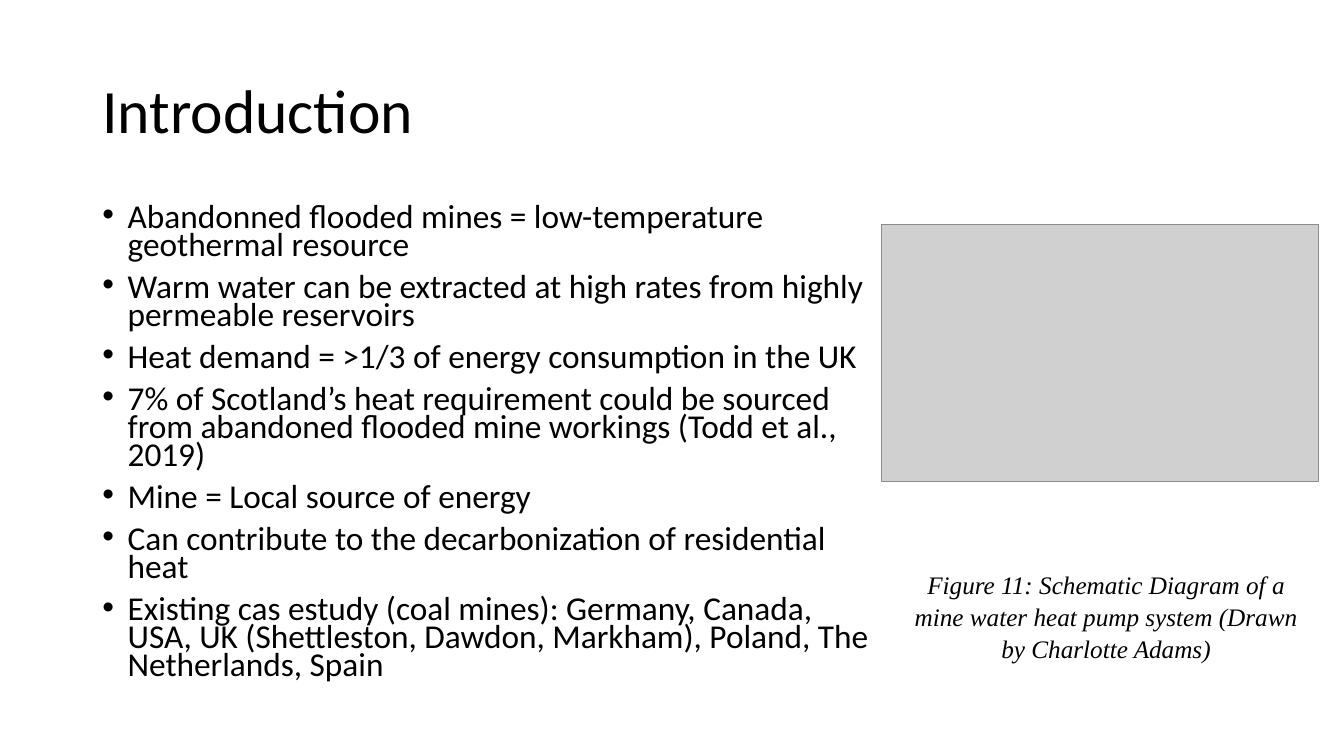
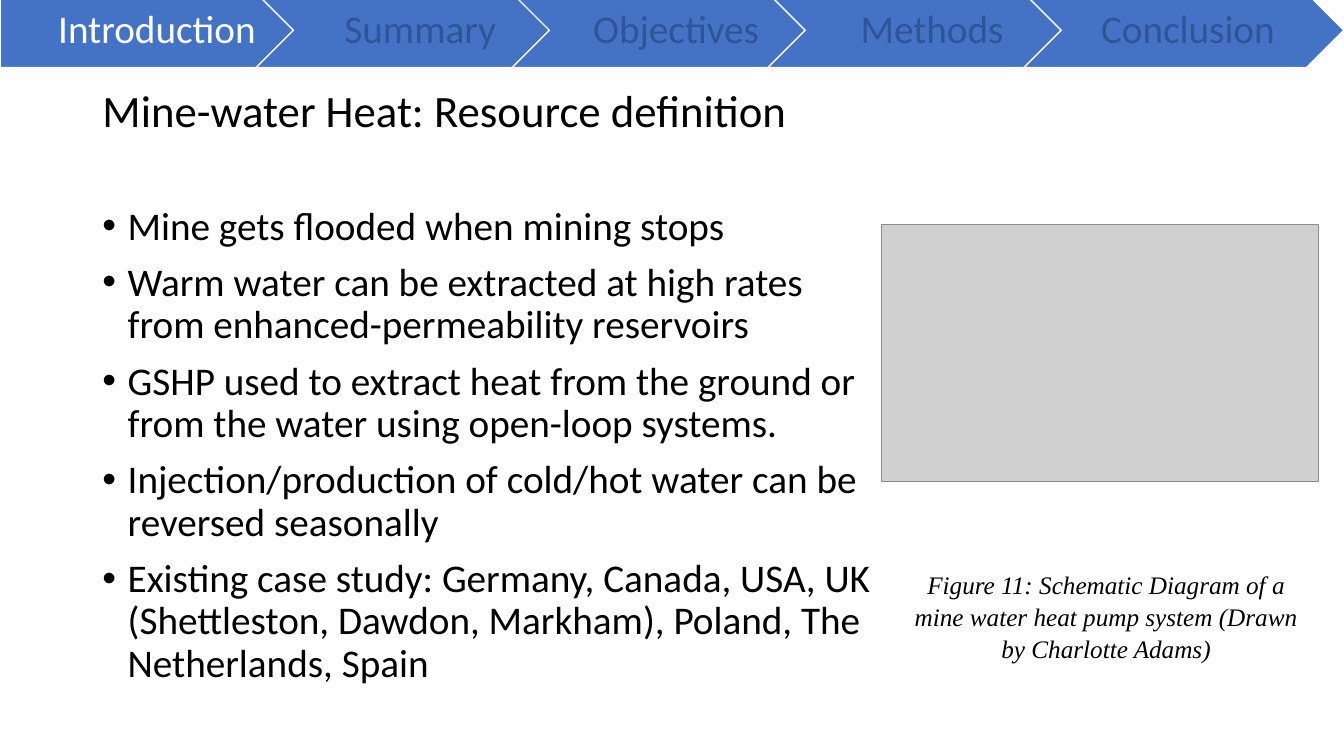
Before and after one commit to mylenre/Data_phD, a slide deck: slide 3 of Conference/GradSchool2020.pptx (slide 2 before the commit). Drawn at 1344x756 pixels with LibreOffice and Linux fonts; fonts in the diff are those of the drawing; grey boxes stand for pictures. Boxes give left, top, right and bottom in pixels: in the first picture for what was removed or moved away, otherwise in the second. Text is boxed around its words. In the diff, an @@ line names an element or a change of style, - is before the commit and + after.

```diff
--- a/Conference/GradSchool2020.pptx
+++ b/Conference/GradSchool2020.pptx
@@ group added at (x1=0, y1=0, x2=1344, y2=68): 4 chevrons, 1 pentagon arrow, 1 text @@
+Introduction
@@ title at (x1=102, y1=96, x2=786, y2=128): text changed; size 44 to 32 pt @@
-Introduction
+Mine-water Heat: Resource definition
@@ text at (x1=128, y1=212, x2=870, y2=684): text changed; size 23.8 to 28 pt @@
-• Abandonned flooded mines = low-temperature geothermal resource
-• Warm water can be extracted at high rates from highly permeable reservoirs
-• Heat demand = >1/3 of energy consumption in the UK
-• 7% of Scotland’s heat requirement could be sourced from abandoned flooded mine workings (Todd et al., 2019)
-• Mine = Local source of energy
-• Can contribute to the decarbonization of residential heat
-• Existing cas estudy (coal mines): Germany, Canada, USA, UK (Shettleston, Dawdon, Markham), Poland, The Netherlands, Spain
+• Mine gets flooded when mining stops
+• Warm water can be extracted at high rates from enhanced-permeability reservoirs
+• GSHP used to extract heat from the ground or from the water using open-loop systems.
+• Injection/production of cold/hot water can be reversed seasonally
+• Existing case study: Germany, Canada, USA, UK (Shettleston, Dawdon, Markham), Poland, The Netherlands, Spain
```
Also in this commit, not shown: 6 other slides changed, 10 slides added, 7 slides removed, 6 other files.
